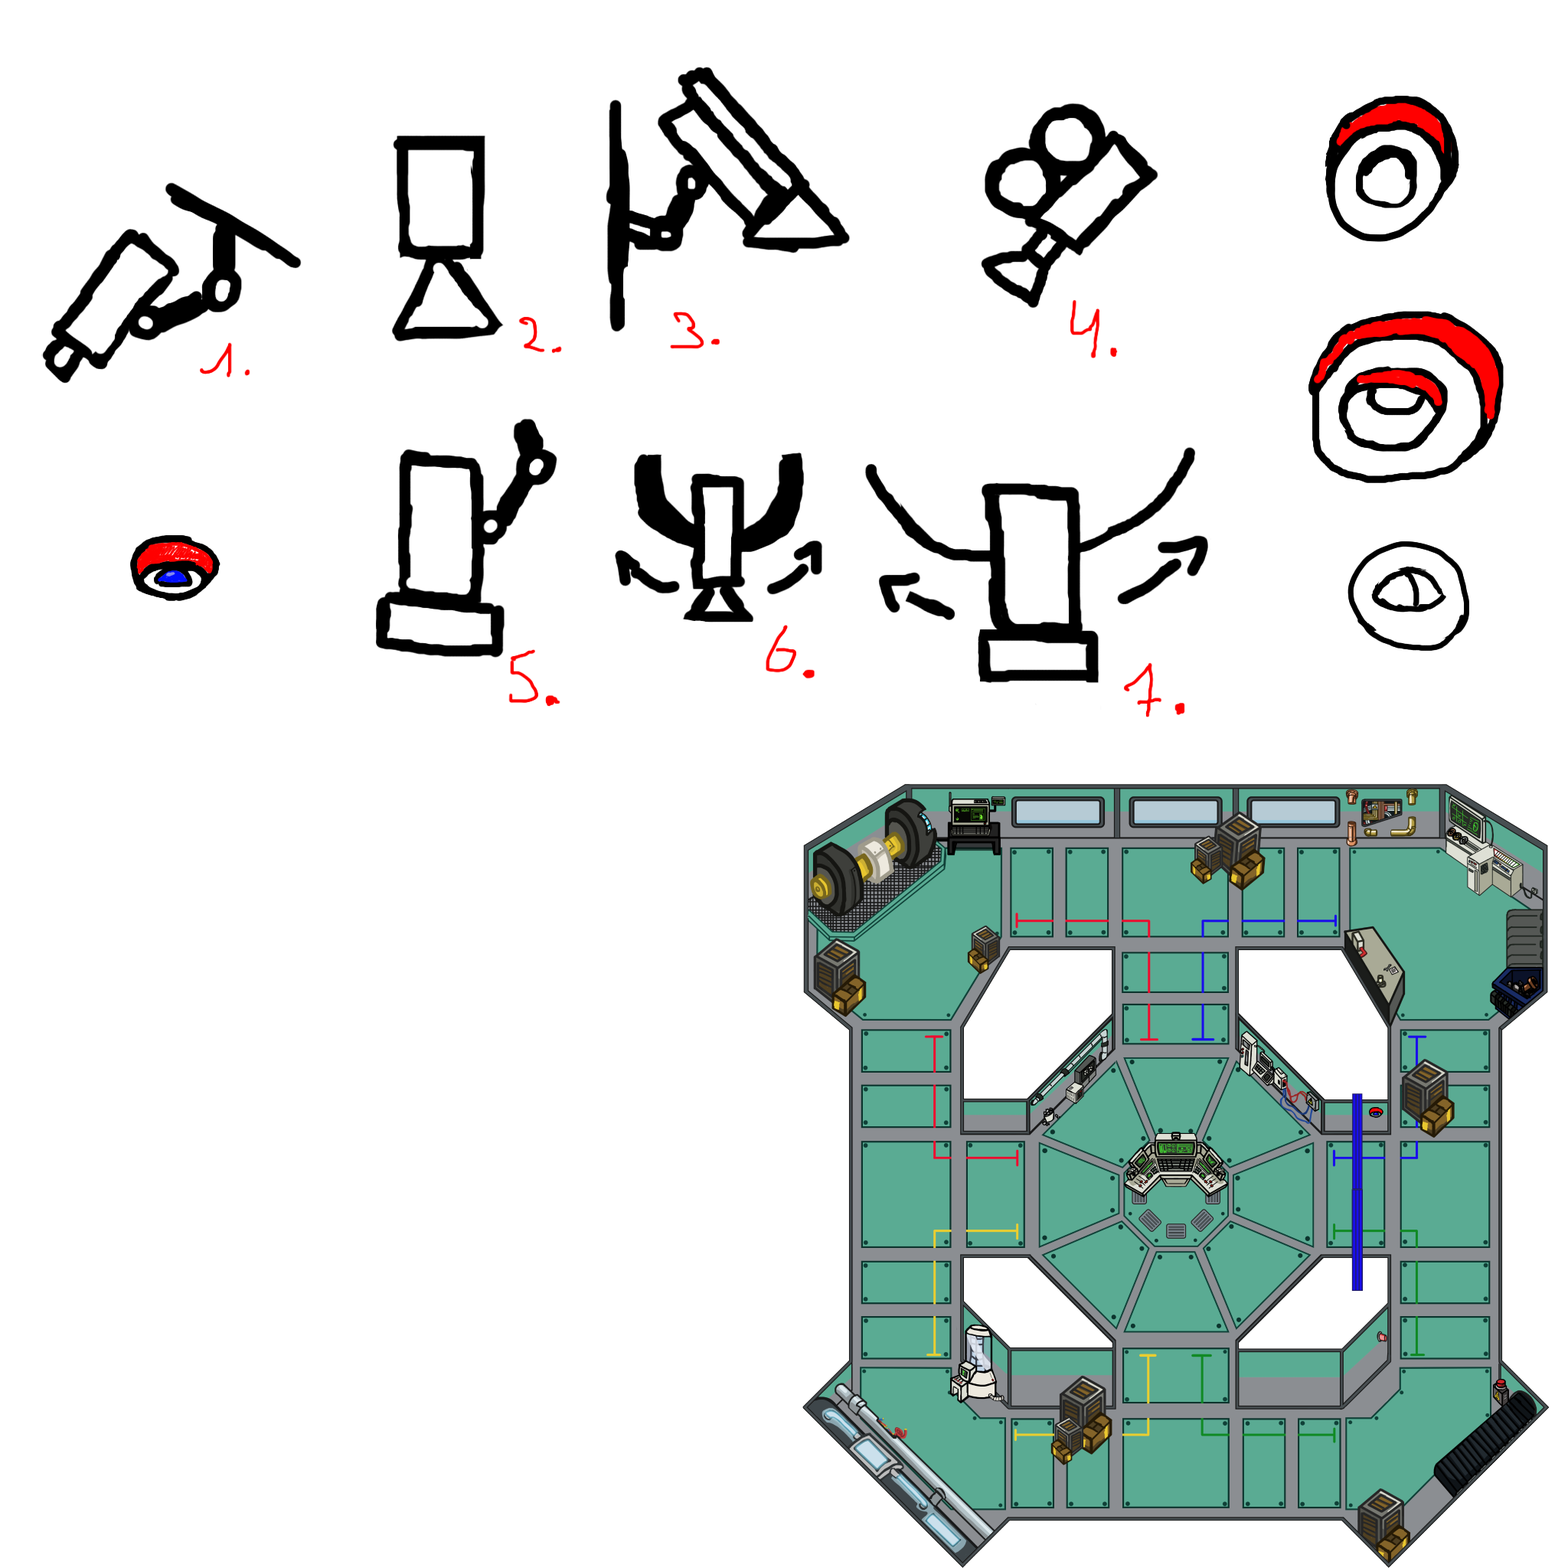
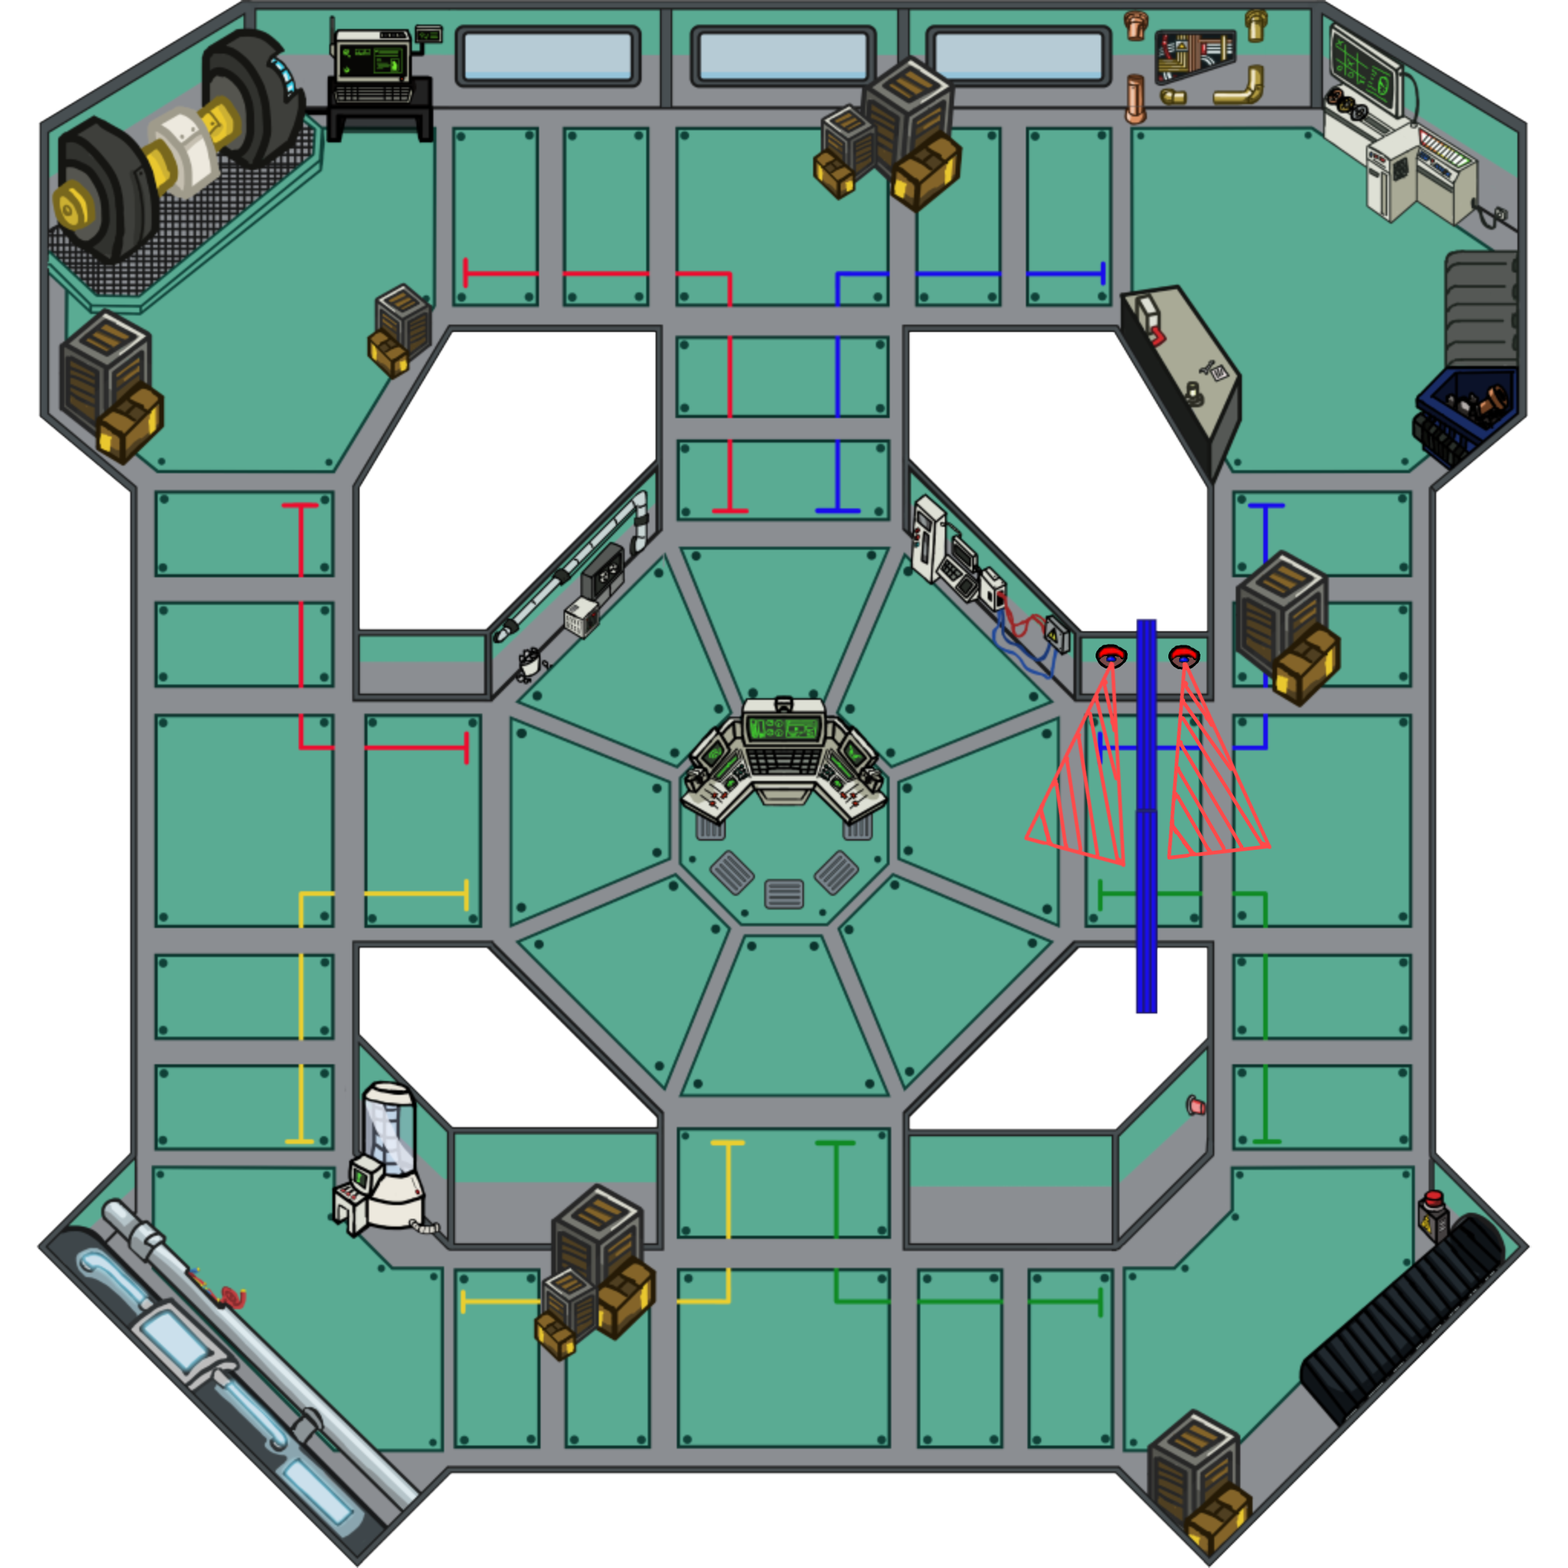
Two versions of the same layered image (1568 x 1568). Layer-by-layer changes:
added layer "Cone copy" above "Cone" over <box>1022,660,1127,869</box>
added layer "Cone" above "Camera 04 copy" over <box>1166,661,1273,861</box>
added layer "Camera 04 copy" above "Camera 04" over <box>1095,643,1128,670</box>
painted on "Camera 04" over <box>1168,644,1384,1118</box>
added group "Try out" with 3 layers above "T_DoorBLue copy" over <box>1172,626,1248,686</box>
painted on "T_DoorBLue copy" over <box>36,0,1550,1568</box>
hid "Sketch Cameras" over <box>41,65,1504,718</box>